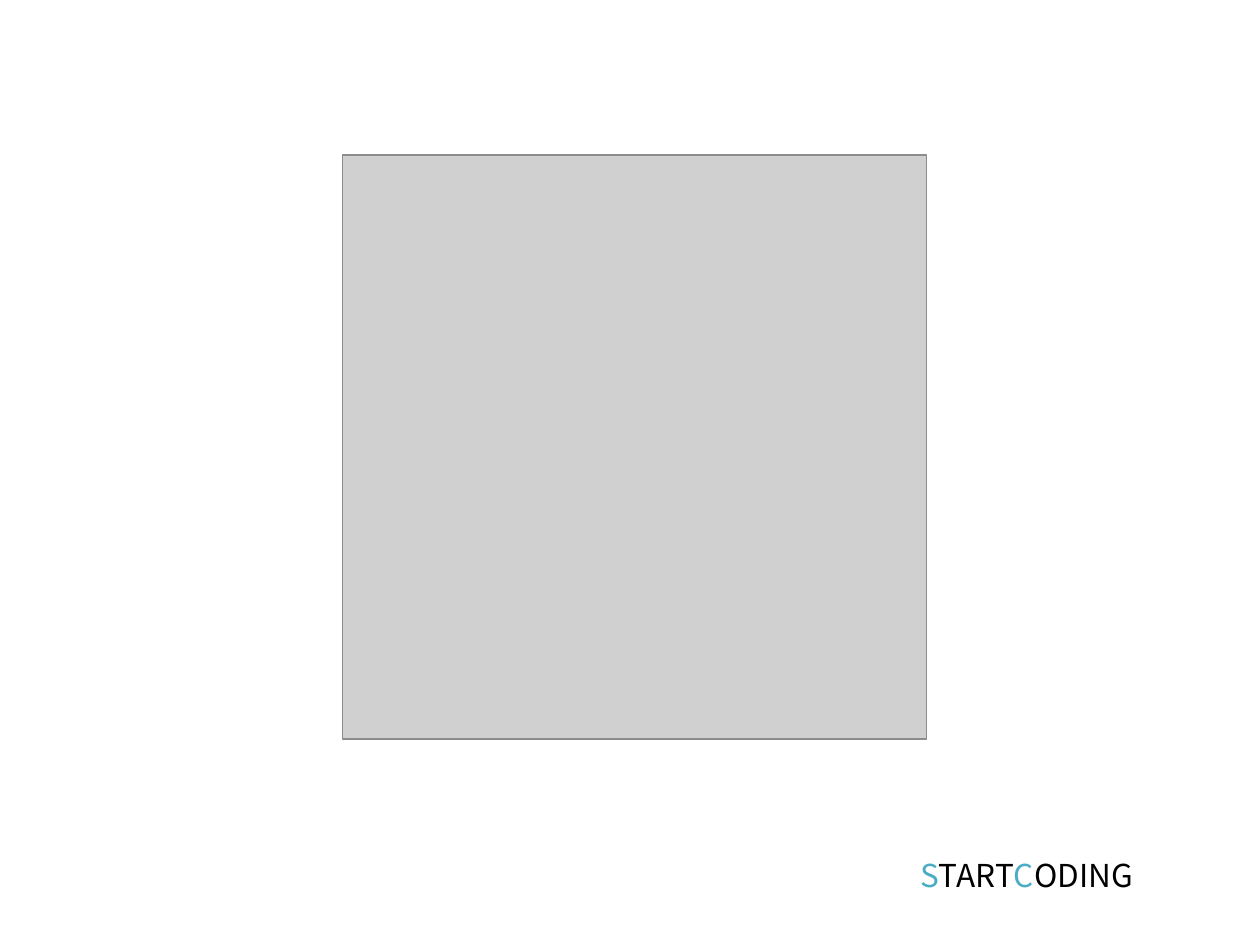
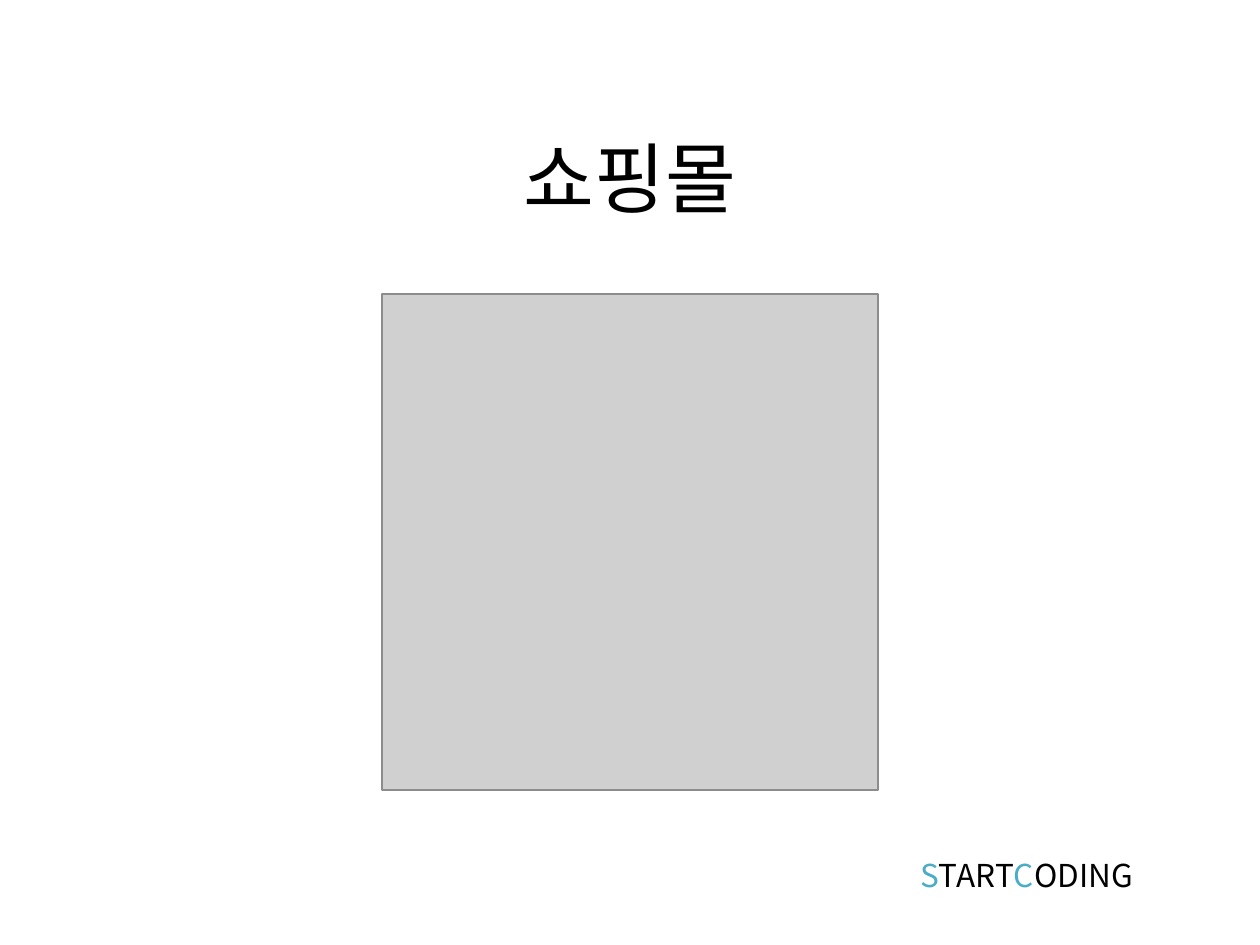
Before and after one commit to kwonkijun/web, a slide deck: slide 7 of 프론트엔드기초(PPT)/JAVASCRIPT 3강_변수와 데이터타입 - 복사본.pptx. Drawn at 1260x945 pixels with LibreOffice and Linux fonts; fonts in the diff are those of the drawing; grey boxes stand for pictures. Boxes give left, top, right and bottom in pixels: in the first picture for what was removed or moved away, otherwise in the second. Text is boxed around its words. In the diff, an @@ line names an element or a change of style, - is before the commit and + after.

```diff
--- a/프론트엔드기초(PPT)/JAVASCRIPT 3강_변수와 데이터타입 - 복사본.pptx
+++ b/프론트엔드기초(PPT)/JAVASCRIPT 3강_변수와 데이터타입 - 복사본.pptx
@@ title added at (x1=523, y1=143, x2=735, y2=213), 44 pt, text #000000 @@
+쇼핑몰
@@ picture resized from (x1=343, y1=155, x2=927, y2=740) to (x1=382, y1=294, x2=878, y2=790) @@
```
Also in this commit, not shown: 1 other slide changed, 8 other files.
